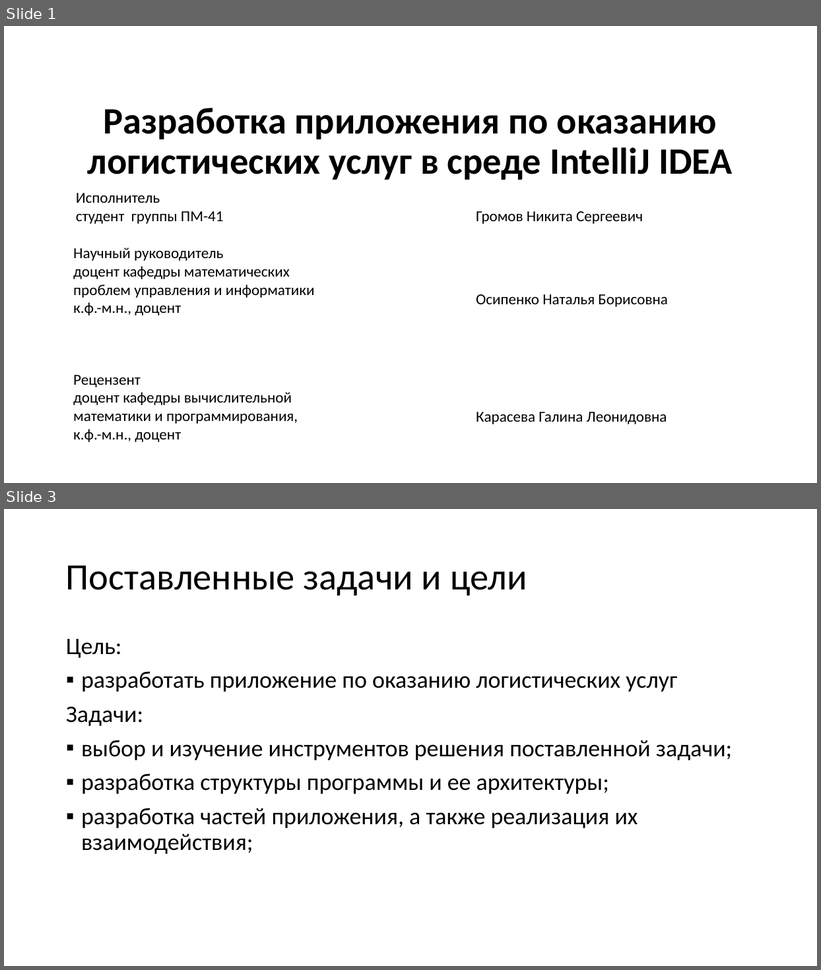
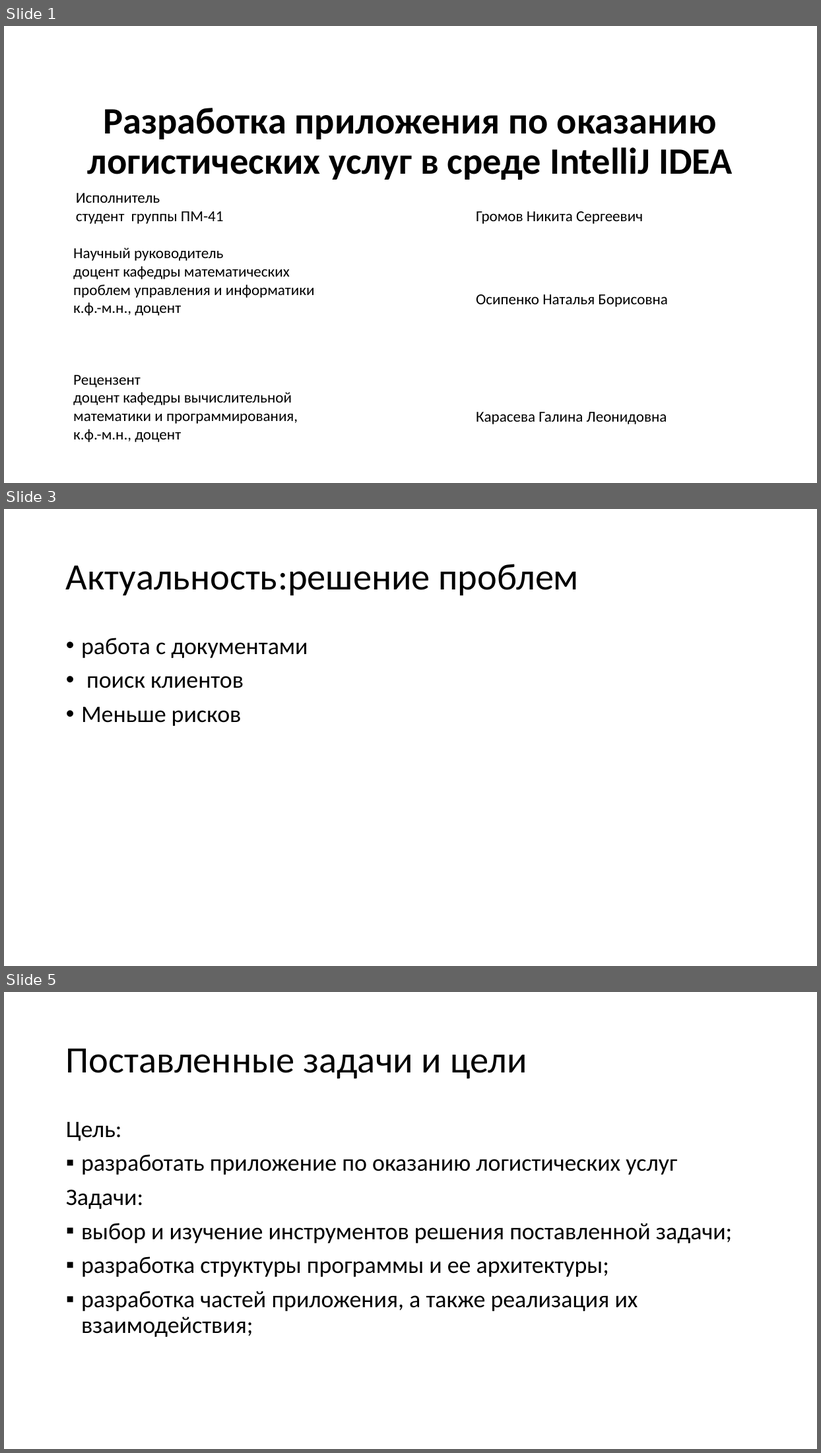
Before and after one commit to gromov-nikita/diplomHUB, a slide deck: diplom v2.0/doc/Презентация.pptx. Shown one above the other, each under a label of ours: slides 1 and 3 before the commit, slides 1, 3 and 5 after it; the slides between them are not shown. The pictures are 821x970 and 821x1453 pixels, drawn with LibreOffice and Linux fonts; fonts in the diff are those of the drawing. Boxes give left, top, right and bottom in pixels: in the first picture for what was removed or moved away, otherwise in the second. Text is boxed around its words. In the diff, an @@ line names an element or a change of style, - is before the commit and + after.

```diff
--- a/diplom v2.0/doc/Презентация.pptx
+++ b/diplom v2.0/doc/Презентация.pptx
@@ slide 3 added at box(4, 509, 817, 966), background #FFFFFF @@
@@ title added at box(66, 564, 580, 595), 44 pt, text #000000 @@
+Актуальность:решение проблем
@@ text added at box(81, 638, 308, 726), 28 pt, text #000000 @@
+• работа с документами
+• поиск клиентов
+• Меньше рисков
@@ what was slide 3 is now slide 5 @@
```
Also in this commit, not shown: 2 other slides added, 1 slide removed.
